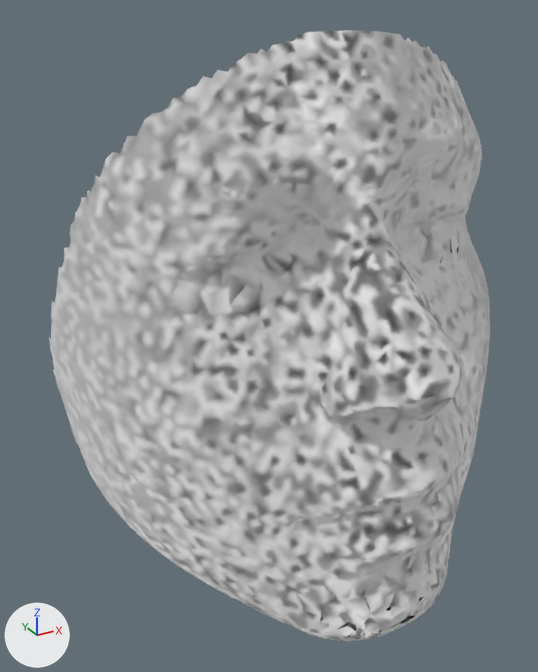
Two versions of the OBJ model project/faceapp/static/faceapp/models/Area.obj, one commit apart.
Rendered twice from a 50 mm lens placed at (-1.76, -2.44, 1.51), pointed at (-0.28, 0.25, 0.16). Every picture has the same lights, and +X, +Y and +Z are marked at lower left. Where no turn or scale is listed for an object, it has been applied to the vertices.

The first picture shows 'Area'.
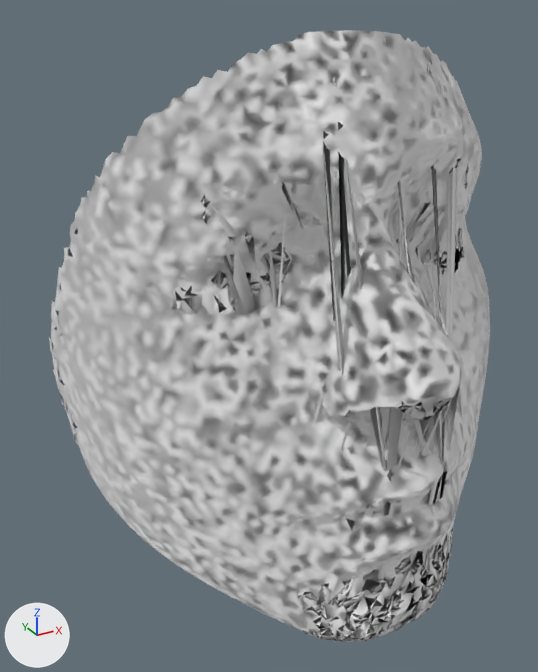
Location of each change, [x1, y1, x2, y2] in pixels of the pictures (538 x 672 px):
part 1 of me_area, added
    after: [274, 33, 462, 642]
part 2 of me_area, added
    after: [172, 71, 468, 562]
part 3 of me_area, added
    after: [51, 228, 178, 480]

The change, as a list of edits to the scene's bpy script:
```text
Change me_area:
    used by ob_area; location = (0.0, 0.0, 0.0)
    remove me_area.from_pydata(...)  # 7150 vertices, 14026 faces; spans x -1.16..1.14, y -0.6..0.72, z -1.27..1.43
    add me_area.from_pydata(...)  # 8085 vertices, 15898 faces; spans x -1.16..1.14, y -0.6..0.72, z -1.27..1.43
    me_area part 1: 646 vertices added at x -0.45..0.48, y -0.51..0.09, z -1.27..-0.67
    me_area part 2: 257 vertices added at x -0.77..0.72, y -0.6..0.17, z -0.42..1.4
    me_area part 3: 29 vertices added at x -1.16..-1.03, y 0.48..0.69, z -0.58..0.68
```
